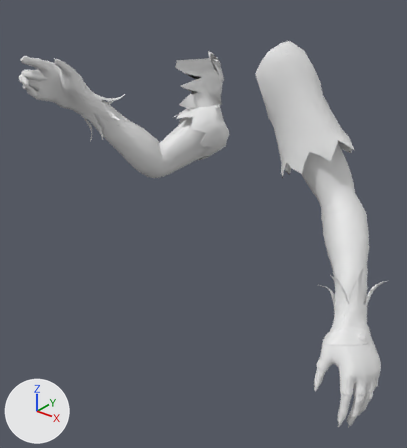
Renders of the FBX model Content/Martin/animationrig.fbx from each side of a commit.
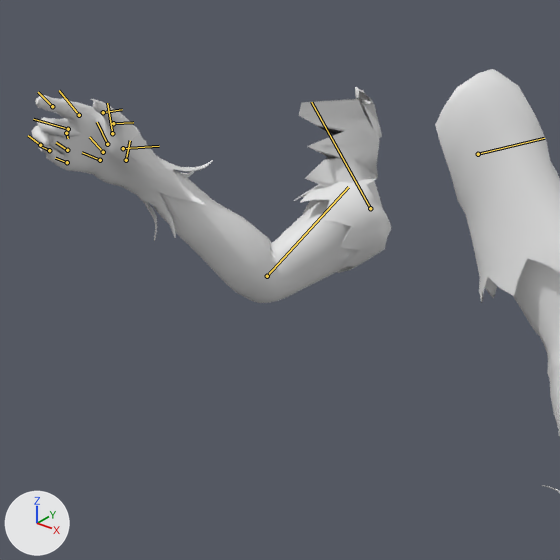
Each version is shown whole from a 50 mm lens placed at (0.769, -0.991, 1.69), pointed at (0.085, -0.135, 1.16), then close up on the part from 0% to 81% of the width and 0% to 73% of the height. Arrows for +X, +Y and +Z are at lower left; the lights stay in place. The older version's two pictures come first. Both versions are drawn at frame 39 of the action 'Scene'; the numbers are the values there. The bones that change, and the others that lie on the model, are drawn over the model as lines in the close-ups.

Objects in the first close-up: 'Character arms 4'.
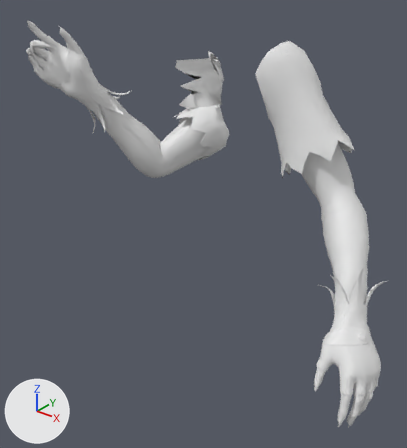
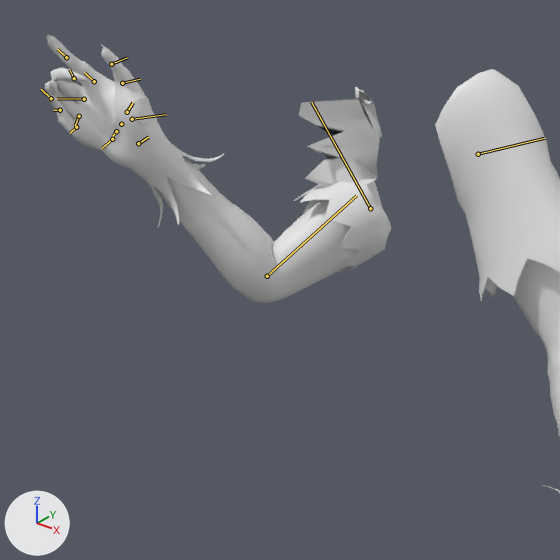
Where the change shows, as pixel boxes (x1, y1, x2, y2) in the close-ups (560 x 560 px):
'Character arms 4', posed
    before: (32, 69, 560, 493)
    after: (44, 35, 560, 493)
bone 'lowerarm_r', root to tip
    before: (267, 276) to (348, 187)
    after: (267, 276) to (356, 195)
bone 'hand_r', root to tip
    before: (126, 160) to (130, 140)
    after: (138, 143) to (148, 137)

The change in detail:
Bone 'lowerarm_r' (bone_lowerarm_r) turns from (0, 0, -38) to (1, -3, -43) degrees about its own x, y and z.
Bone 'hand_r' (bone_hand_r) turns from (17, -1, -2) to (4, -9, -28) degrees about its own x, y and z.
